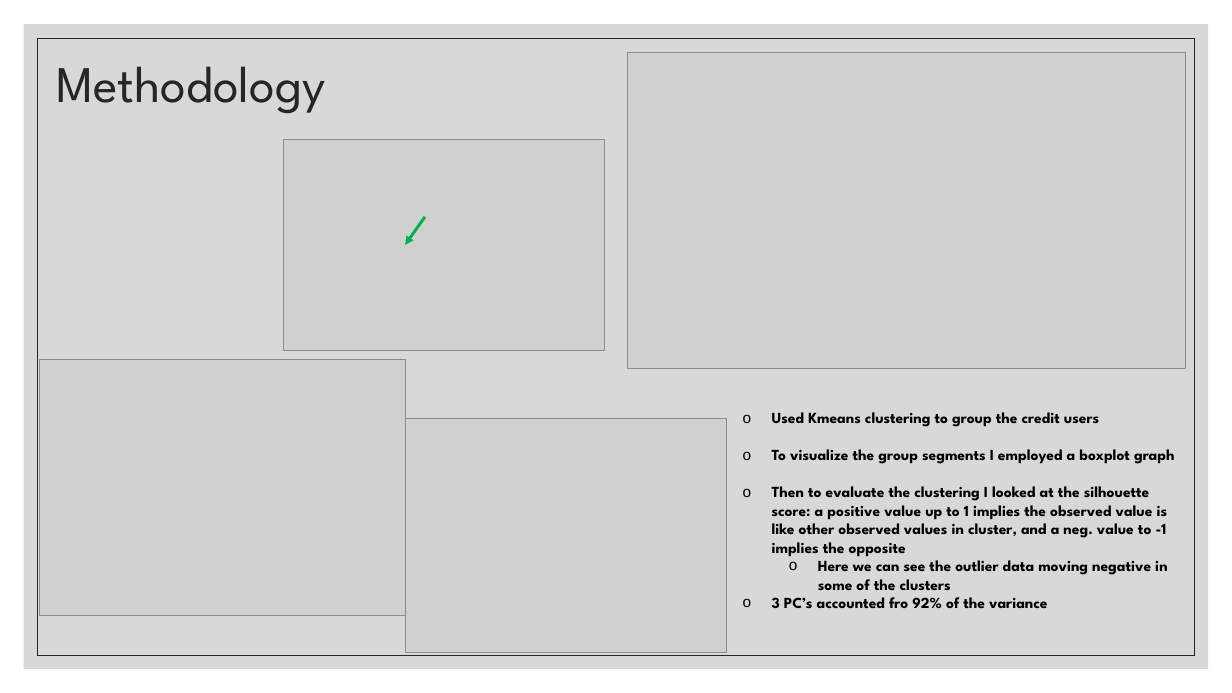
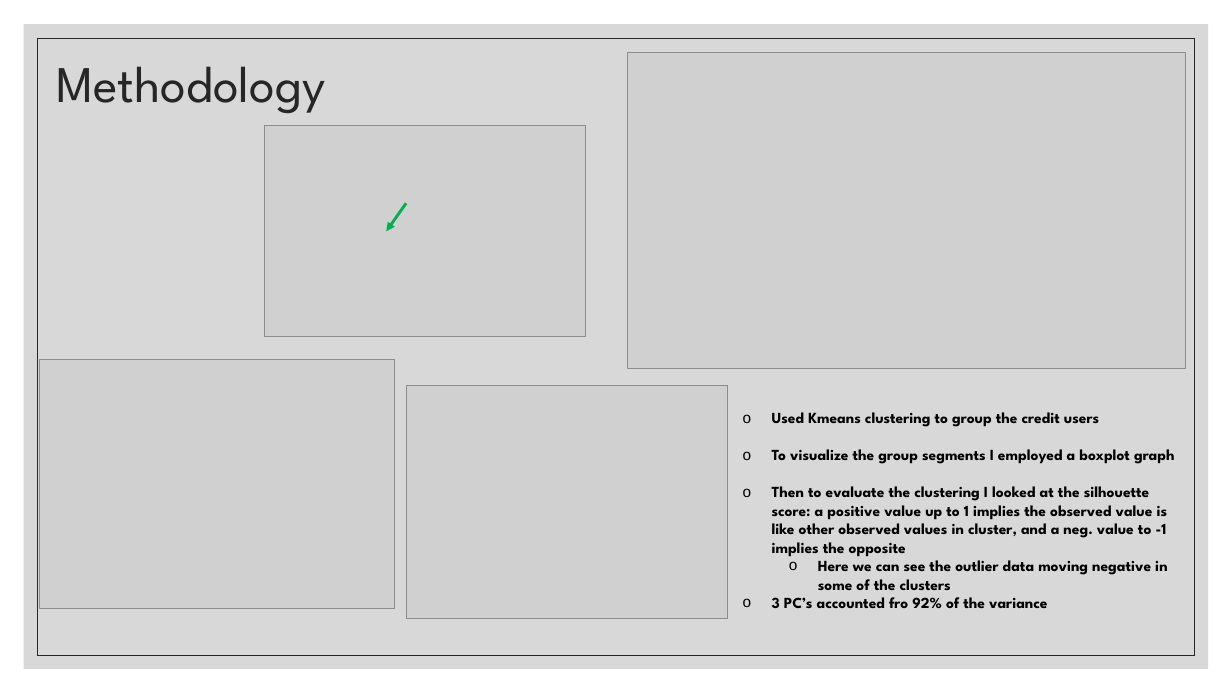
Before and after one commit to ssimmons9212/FedEX, a slide deck: slide 4 of Presentation/Fedex interview Round 2.pptx. Drawn at 1232x693 pixels with LibreOffice and Linux fonts; fonts in the diff are those of the drawing; grey boxes stand for pictures. Boxes give left, top, right and bottom in pixels: in the first picture for what was removed or moved away, otherwise in the second. Text is boxed around its words. In the diff, an @@ line names an element or a change of style, - is before the commit and + after.

```diff
--- a/Presentation/Fedex interview Round 2.pptx
+++ b/Presentation/Fedex interview Round 2.pptx
@@ picture: place and size @@
-picture at bbox=[284, 140, 604, 350]
+picture at bbox=[264, 126, 585, 336]
@@ arrow moved from (425, 217) - (405, 245) to (407, 203) - (386, 231) @@
@@ picture: place and size @@
-picture at bbox=[40, 360, 406, 616]
+picture at bbox=[40, 360, 395, 609]
@@ picture: place and size @@
-picture at bbox=[405, 419, 726, 652]
+picture at bbox=[407, 385, 728, 618]
```
Also in this commit, not shown: 1 other file.
